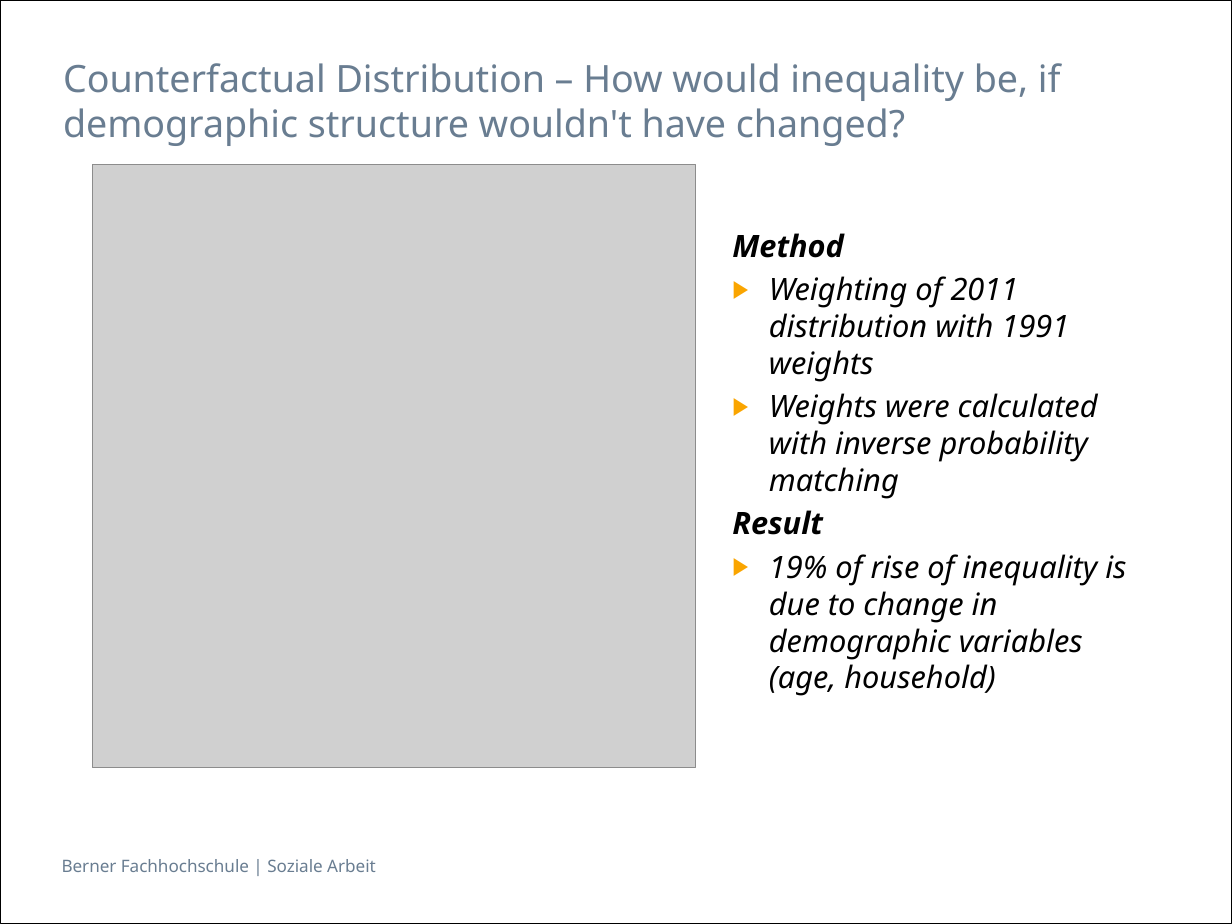
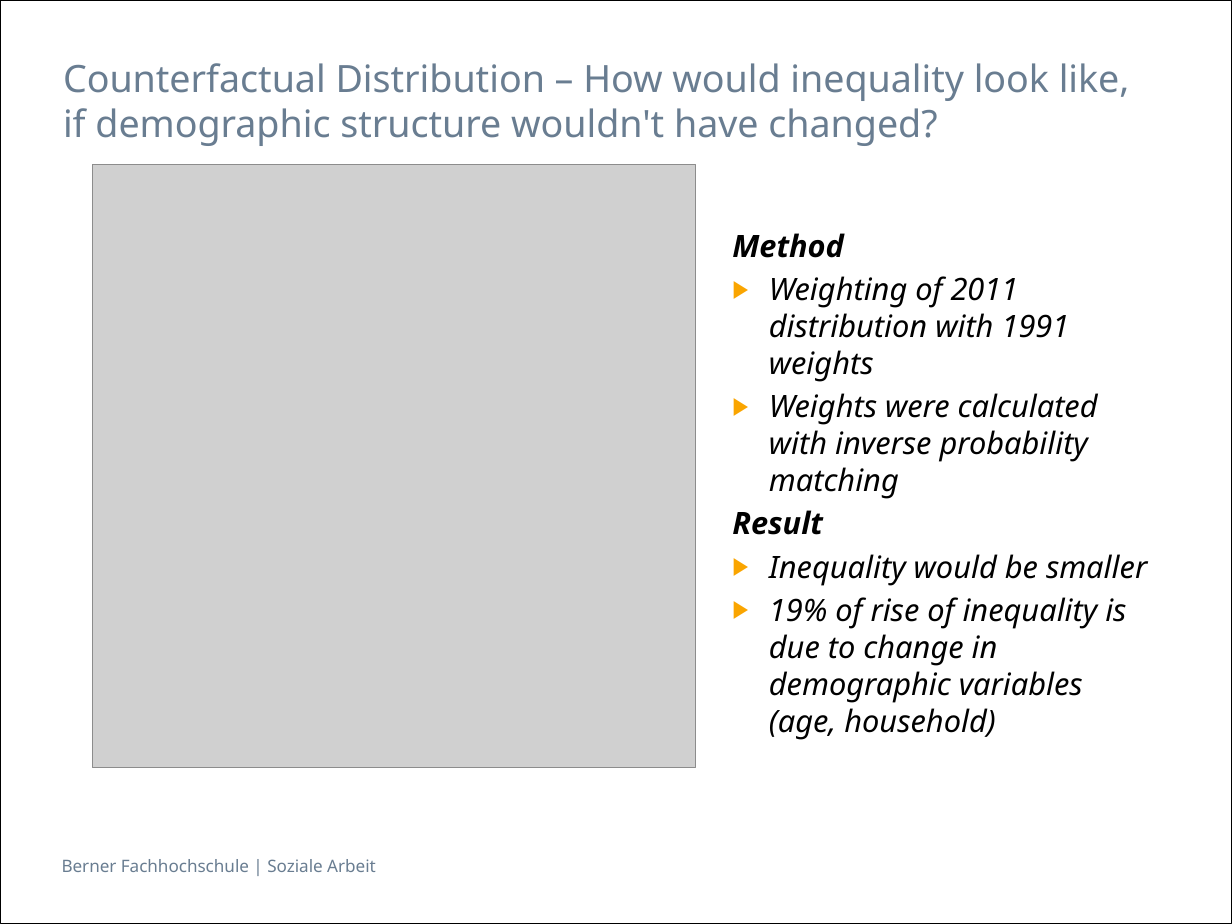
Before and after one commit to hackstutz/neuchatel, a slide deck: slide 15 of presentation/Inequality by Demographic Factors_V6.1.pptx. Drawn at 1232x924 pixels with LibreOffice and Linux fonts; fonts in the diff are those of the drawing; grey boxes stand for pictures. Boxes give left, top, right and bottom in pixels: in the first picture for what was removed or moved away, otherwise in the second. Text is boxed around its words. In the diff, an @@ line names an element or a change of style, - is before the commit and + after.

```diff
--- a/presentation/Inequality by Demographic Factors_V6.1.pptx
+++ b/presentation/Inequality by Demographic Factors_V6.1.pptx
@@ text at bbox=[63, 63, 1130, 146]: text changed @@
-Counterfactual Distribution – How would inequality be, if demographic structure wouldn't have changed?
+Counterfactual Distribution – How would inequality look like, if demographic structure wouldn't have changed?
@@ text at bbox=[769, 554, 1147, 586]: paragraph added @@
+▶ Inequality would be smaller
```
Also in this commit, not shown: 1 other file.
